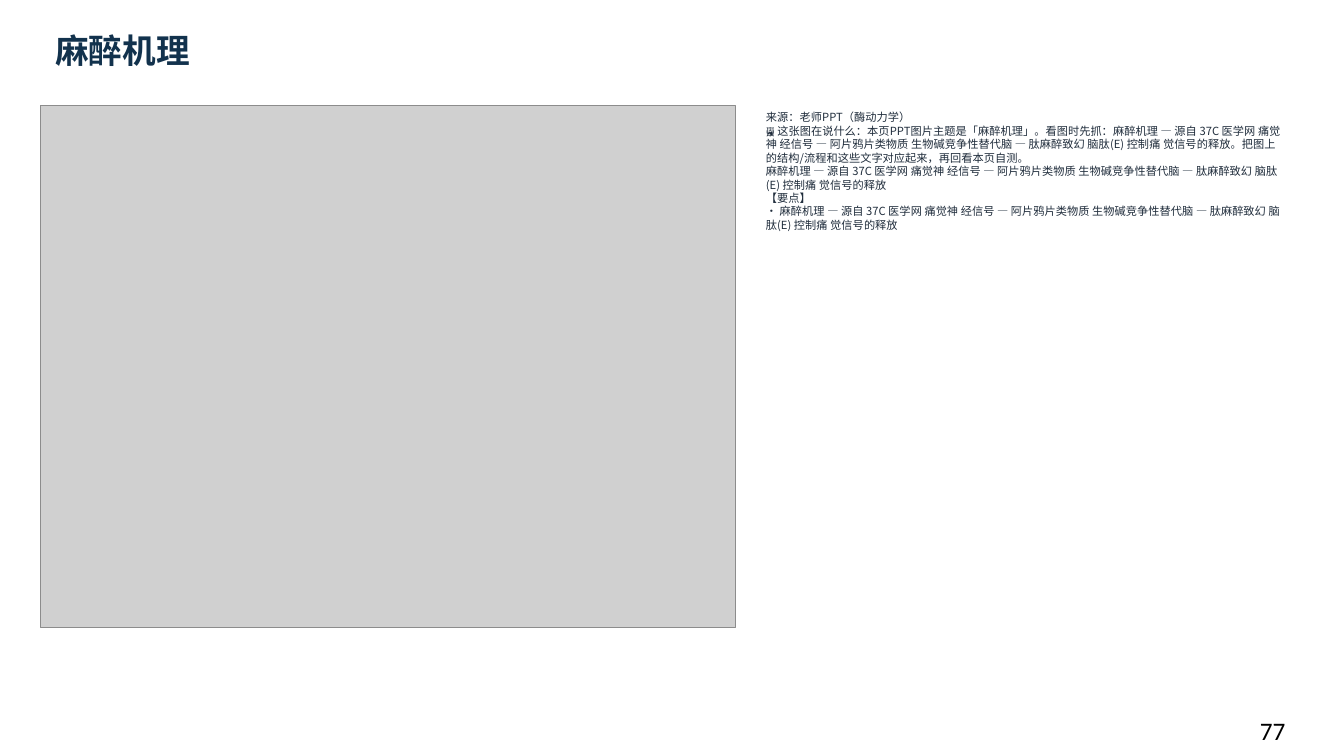
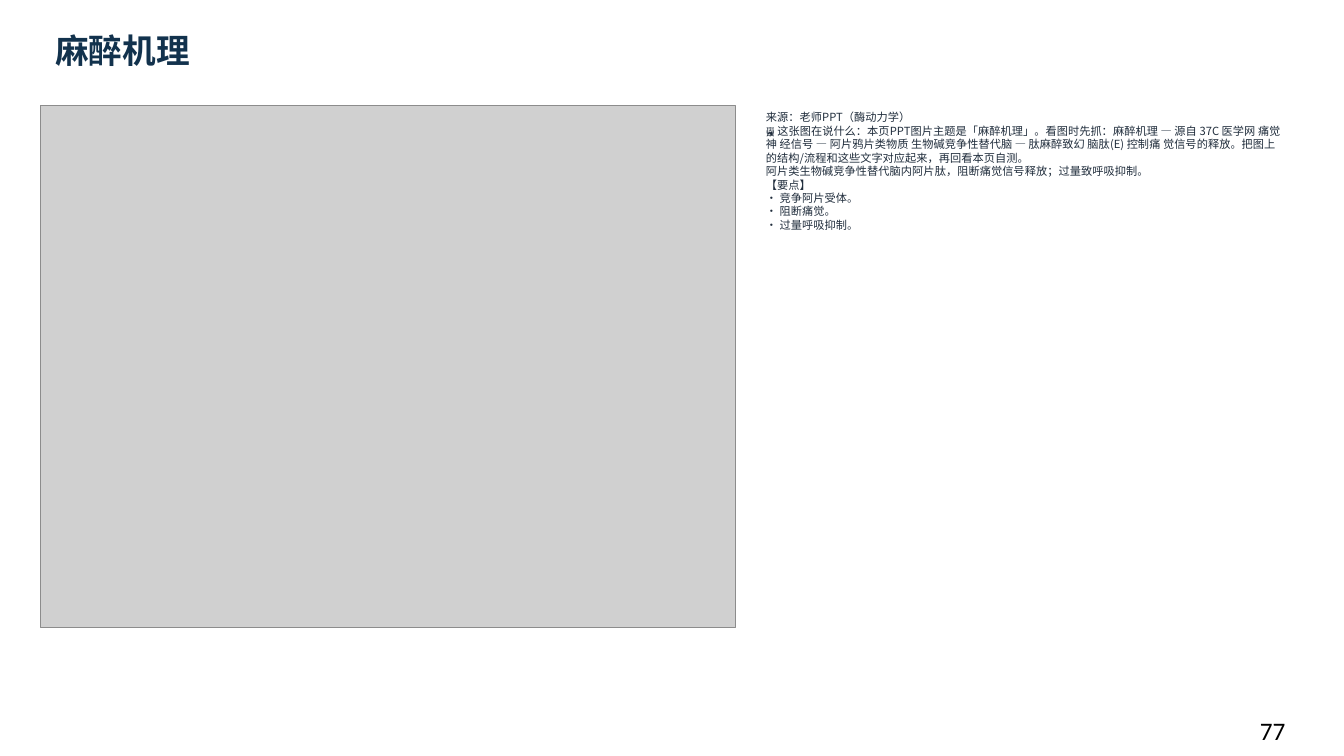
Before and after one commit to newkan-li/Biochemistry, a slide deck: slide 77 of downloads/bc07-ai-style.pptx. Drawn at 1344x756 pixels with LibreOffice and Linux fonts; fonts in the diff are those of the drawing; grey boxes stand for pictures. Boxes give left, top, right and bottom in pixels: in the first picture for what was removed or moved away, otherwise in the second. Text is boxed around its words. In the diff, an @@ line names an element or a change of style, - is before the commit and + after.

```diff
--- a/downloads/bc07-ai-style.pptx
+++ b/downloads/bc07-ai-style.pptx
@@ text at <box>766,111,1280,230</box>: text changed @@
-来源：老师PPT（酶动力学）
-🖼 这张图在说什么：本页PPT图片主题是「麻醉机理」。看图时先抓：麻醉机理 — 源自 37C 医学网 痛觉神 经信号 — 阿片鸦片类物质 生物碱竞争性替代脑 — 肽麻醉致幻 脑肽(E) 控制痛 觉信号的释放。把图上的结构/流程和这些文字对应起来，再回看本页自测。
-麻醉机理 — 源自 37C 医学网 痛觉神 经信号 — 阿片鸦片类物质 生物碱竞争性替代脑 — 肽麻醉致幻 脑肽(E) 控制痛 觉信号的释放
-【要点】
-• 麻醉机理 — 源自 37C 医学网 痛觉神 经信号 — 阿片鸦片类物质 生物碱竞争性替代脑 — 肽麻醉致幻 脑肽(E) 控制痛 觉信号的释放
+来源：老师PPT（酶动力学）
+🖼 这张图在说什么：本页PPT图片主题是「麻醉机理」。看图时先抓：麻醉机理 — 源自 37C 医学网 痛觉神 经信号 — 阿片鸦片类物质 生物碱竞争性替代脑 — 肽麻醉致幻 脑肽(E) 控制痛 觉信号的释放。把图上的结构/流程和这些文字对应起来，再回看本页自测。
+阿片类生物碱竞争性替代脑内阿片肽，阻断痛觉信号释放；过量致呼吸抑制。
+【要点】
+• 竞争阿片受体。
+• 阻断痛觉。
+• 过量呼吸抑制。
```
Also in this commit, not shown: 44 other slides changed, 5 other files.
